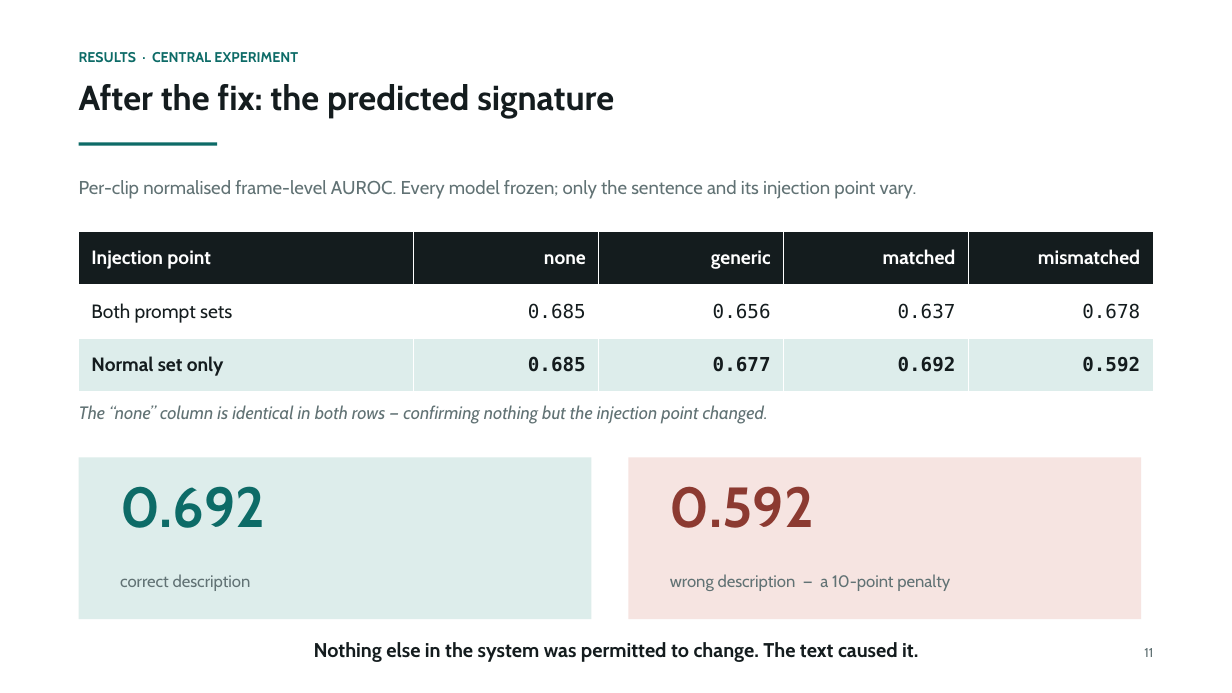
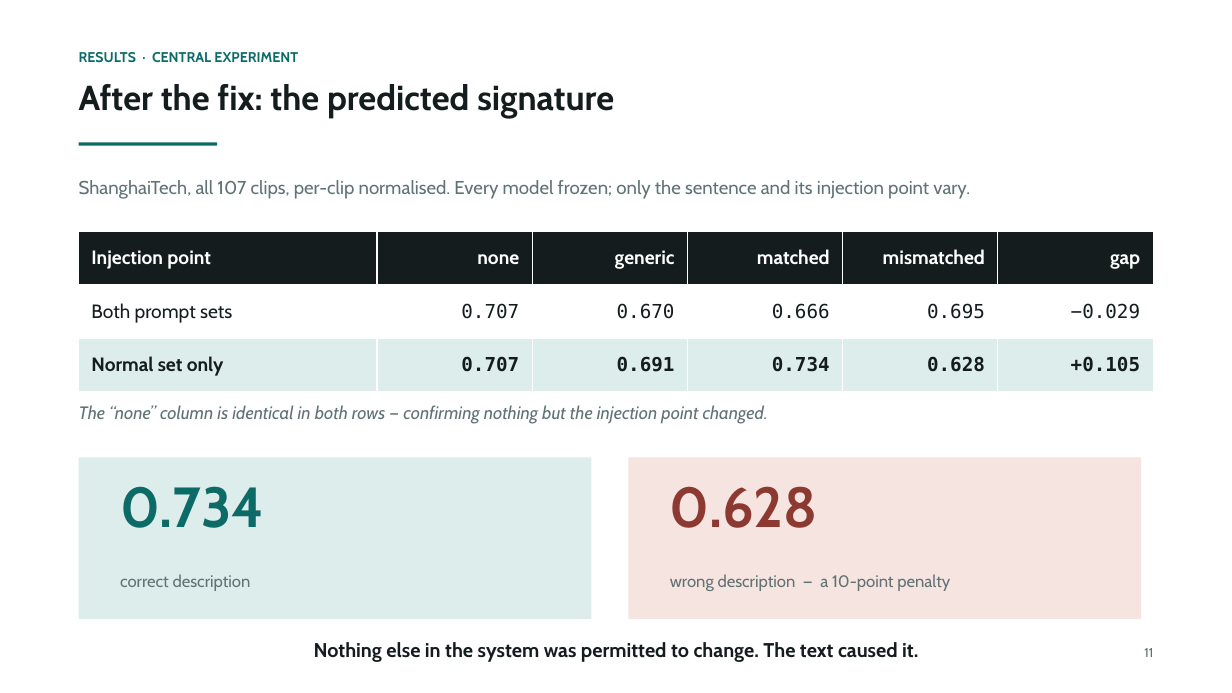
Before and after one commit to prakash-nitc/multimodal-anomaly-detection, a slide deck: slide 12 of docs/06_presentations/DA-ZVAD_Phase2_Review.pptx. Drawn at 1232x693 pixels with LibreOffice and Linux fonts; fonts in the diff are those of the drawing. Boxes give left, top, right and bottom in pixels: in the first picture for what was removed or moved away, otherwise in the second. Text is boxed around its words. In the diff, an @@ line names an element or a change of style, - is before the commit and + after.

```diff
--- a/docs/06_presentations/DA-ZVAD_Phase2_Review.pptx
+++ b/docs/06_presentations/DA-ZVAD_Phase2_Review.pptx
@@ text at box(79, 180, 970, 199): text changed @@
-Per-clip normalised frame-level AUROC. Every model frozen; only the sentence and its injection point vary.
+ShanghaiTech, all 107 clips, per-clip normalised. Every model frozen; only the sentence and its injection point vary.
@@ table at box(79, 231, 1153, 392) @@
-column 2: none | 0.685 | 0.685
-column 3: generic | 0.656 | 0.677
-column 4: matched | 0.637 | 0.692
-column 5: mismatched | 0.678 | 0.592
+column 2: none | 0.707 | 0.707
+column 3: generic | 0.670 | 0.691
+column 4: matched | 0.666 | 0.734
+column 5: mismatched | 0.695 | 0.628
+column 6: gap | −0.029 | +0.105
@@ text at box(120, 486, 264, 528): text changed @@
-0.692
+0.734
@@ text at box(670, 486, 818, 528): text changed @@
-0.592
+0.628
```
Also in this commit, not shown: 13 other slides changed, 2 slides added, 1 slide removed, 1 other file.
